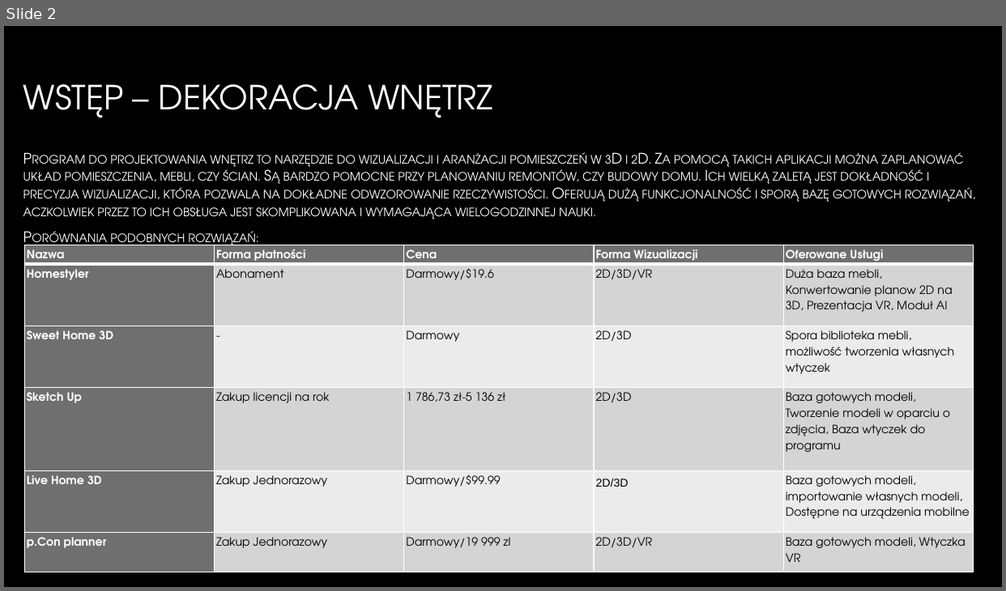
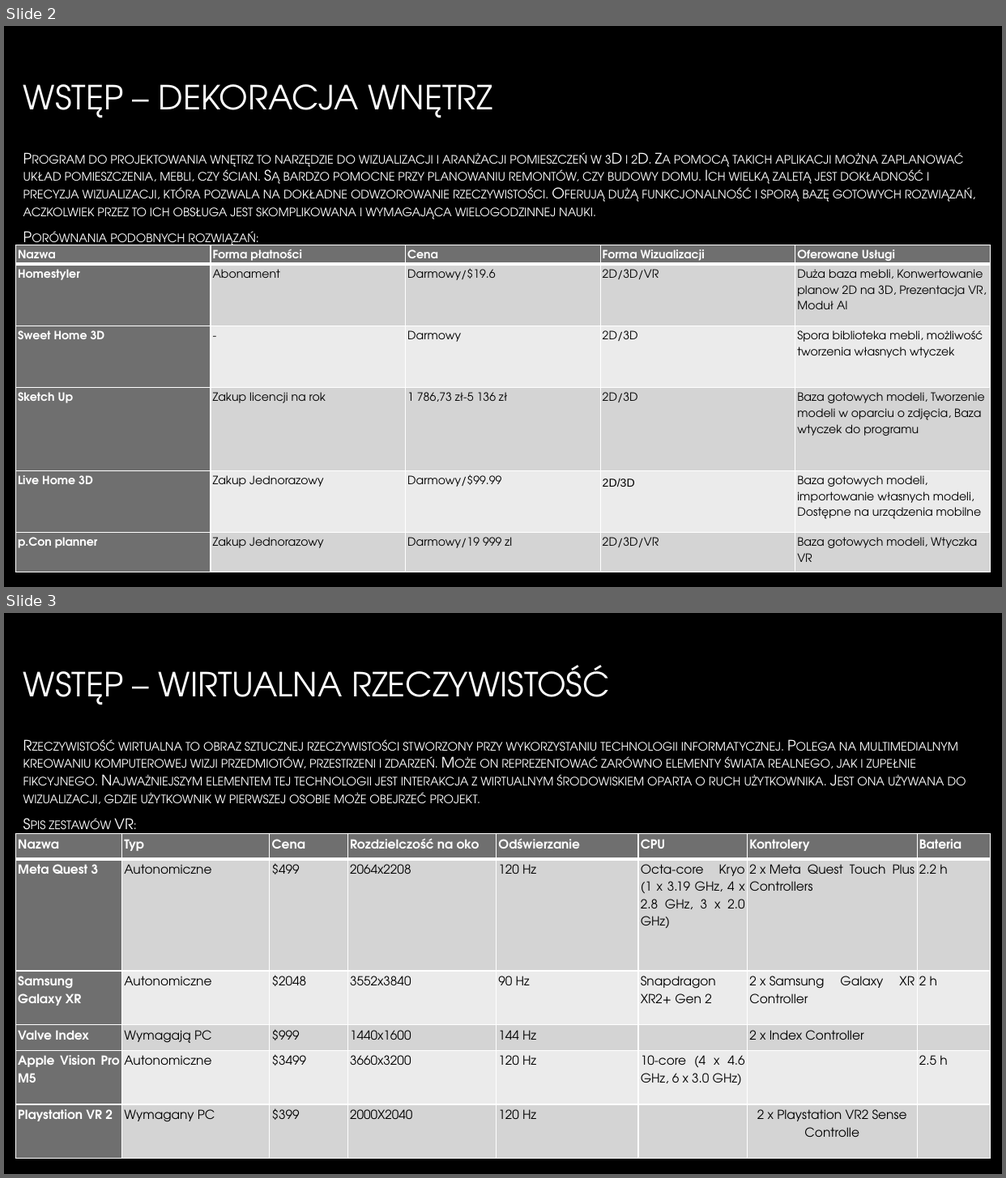
Before and after one commit to GlitchedGuest/PracaInzynieryjska, a slide deck: PrezentacjaAndrzejParuch.pptx. Shown one above the other, each under a label of ours: slide 2 before the commit, slides 2 and 3 after it. The pictures are 1006x591 and 1006x1178 pixels, drawn with LibreOffice and Linux fonts; fonts in the diff are those of the drawing; background and template pictures are left out. Boxes give left, top, right and bottom in pixels: in the first picture for what was removed or moved away, otherwise in the second. Text is boxed around its words. In the diff, an @@ line names an element or a change of style, - is before the commit and + after.

```diff
--- a/PrezentacjaAndrzejParuch.pptx
+++ b/PrezentacjaAndrzejParuch.pptx
@@ slide 3 added at (x1=4, y1=613, x2=1002, y2=1174), background picture (left out) @@
@@ title added at (x1=23, y1=665, x2=610, y2=705), 32 pt, text gradient #FFFFFF to #A6A6A6 @@
+WSTĘP – WIRTUALNA RZECZYWISTOŚĆ
@@ text added at (x1=23, y1=739, x2=966, y2=837), 14 pt, text gradient #FFFFFF to #BFBFBF, small capitals @@
+Rzeczywistość wirtualna to obraz sztucznej rzeczywistości stworzony przy wykorzystaniu technologii informatycznej. Polega na multimedialnym kreowaniu komputerowej wizji przedmiotów, przestrzeni i zdarzeń. Może on reprezentować zarówno elementy świata realnego, jak i zupełnie fikcyjnego. Najważniejszym elementem tej technologii jest interakcja z wirtualnym środowiskiem oparta o ruch użytkownika. Jest ona używana do wizualizacji, gdzie użytkownik w pierwszej osobie może obejrzeć projekt.
+Spis zestawów VR:
@@ table added at (x1=16, y1=834, x2=991, y2=1159), 6 rows, 8 columns @@
+Nazwa | Typ | Cena | Rozdzielczość na oko | Odświerzanie | CPU | Kontrolery | Bateria
+Meta Quest 3 | Autonomiczne | $499 | 2064x2208 | 120 Hz | Octa-core Kryo (1 x 3.19 GHz, 4 x 2.8 GHz, 3 x 2.0 GHz) | 2 x Meta Quest Touch Plus Controllers | 2.2 h
+Samsung Galaxy XR | Autonomiczne | $2048 | 3552x3840 | 90 Hz | Snapdragon XR2+ Gen 2 | 2 x Samsung Galaxy XR Controller | 2 h
+Valve Index | Wymagają PC | $999 | 1440x1600 | 144 Hz |  | 2 x Index Controller | 
+Apple Vision Pro M5 | Autonomiczne | $3499 | 3660x3200 | 120 Hz | 10-core (4 x 4.6 GHz, 6 x 3.0 GHz) |  | 2.5 h
+Playstation VR 2 | Wymagany PC | $399 | 2000X2040 | 120 Hz |  | 2 x Playstation VR2 Sense Controlle | 
@@ slide 2 changed as well @@
@@ table resized from (x1=24, y1=246, x2=974, y2=573) to (x1=16, y1=246, x2=989, y2=573) @@
```
Also in this commit, not shown: 1 other slide changed, 1 slide removed.
